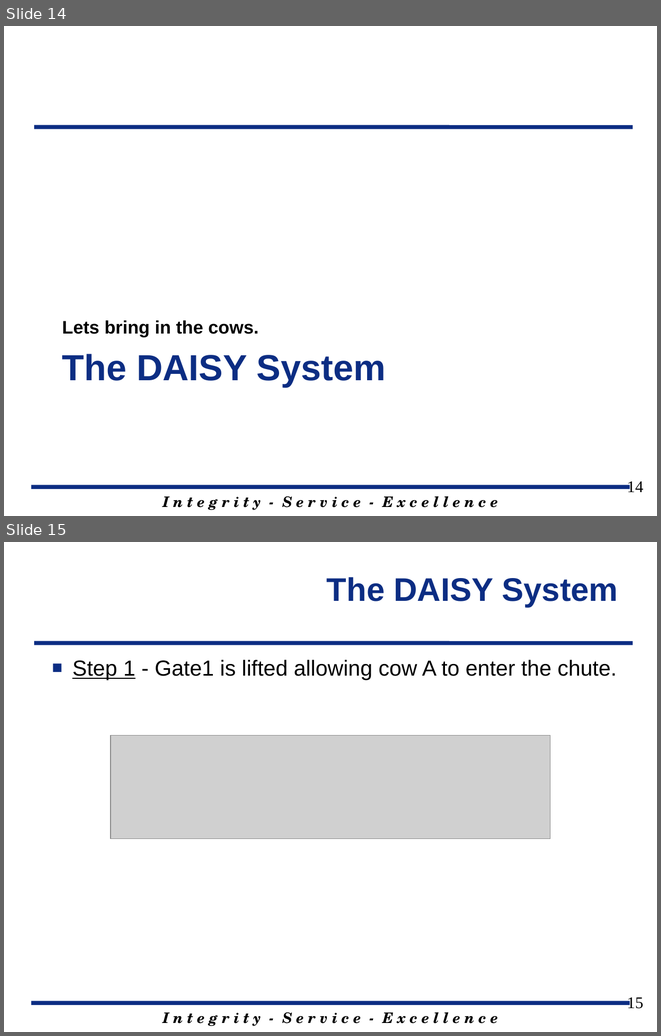
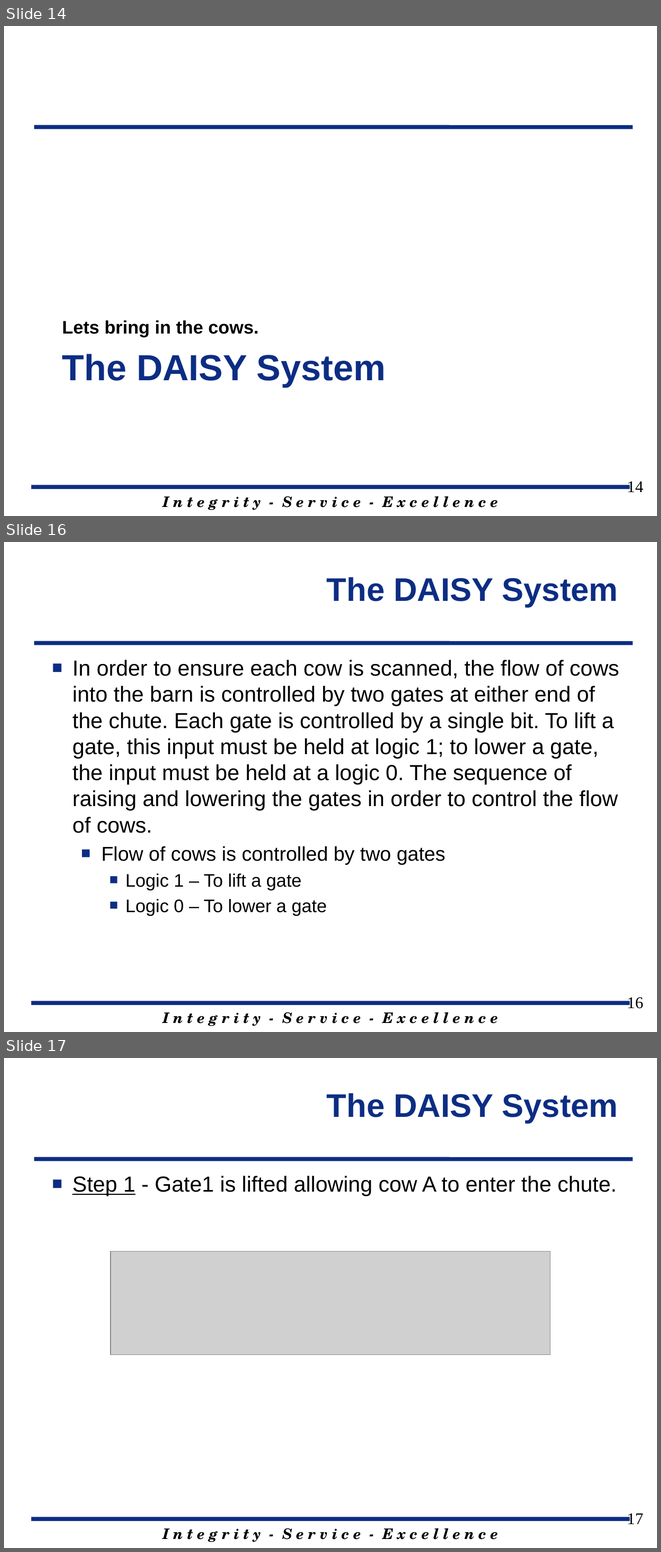
Before and after one commit to jfalkinburg/ECE383_web, a slide deck: lecture/slides/ECE_383_Lec9.pptx. Shown one above the other, each under a label of ours: slides 14 and 15 before the commit, slides 14, 16 and 17 after it; the slides between them are not shown. The pictures are 661x1036 and 661x1552 pixels, drawn with LibreOffice and Linux fonts; fonts in the diff are those of the drawing; grey boxes stand for pictures; background and template pictures are left out. Boxes give left, top, right and bottom in pixels: in the first picture for what was removed or moved away, otherwise in the second. Text is boxed around its words. In the diff, an @@ line names an element or a change of style, - is before the commit and + after.

```diff
--- a/lecture/slides/ECE_383_Lec9.pptx
+++ b/lecture/slides/ECE_383_Lec9.pptx
@@ slide 16 added at (4,542,657,1032), background #FFFFFF; not listed: 3 template elements that a slide beside it also shows @@
@@ title added at (327,577,618,607), 36 pt, text #0C2D83, bold @@
+The DAISY System
@@ text added at (72,660,619,915), 24 pt, text #000000 @@
+■ In order to ensure each cow is scanned, the flow of cows into the barn is controlled by two gates at either end of the chute. Each gate is controlled by a single bit. To lift a gate, this input must be held at logic 1; to lower a gate, the input must be held at a logic 0. The sequence of raising and lowering the gates in order to control the flow of cows.
+  ■ Flow of cows is controlled by two gates
+    ■ Logic 1 – To lift a gate
+    ■ Logic 0 – To lower a gate
@@ page number added at (627,997,643,1008), 18 pt, text #000000 @@
+16
@@ what was slide 15 is now slide 17 @@
@@ page number at (627,1513,643,1524): text changed @@
-15
+17
```
Also in this commit, not shown: 1 slide changed, 1 other slide added.
